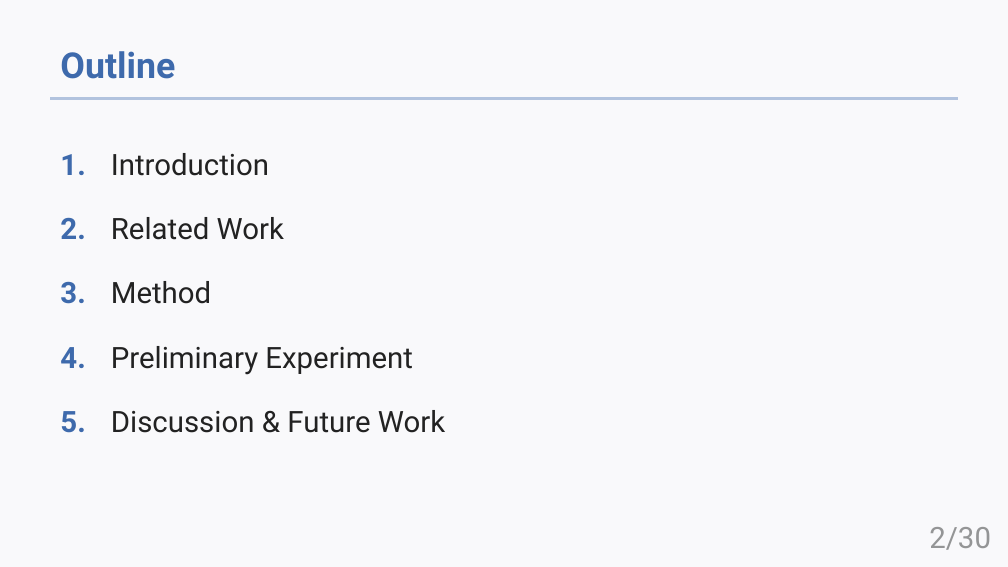
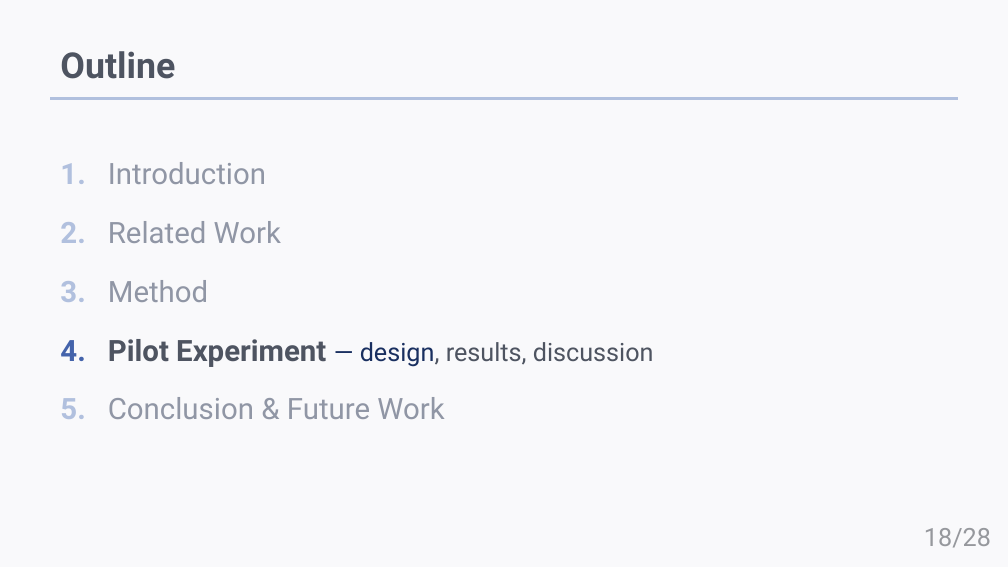
Before and after one commit to HAMADAKAZUKI2423/lab, a slide deck: slide 18 of papers/Rinko2026S/rinko2026S.pptx (slide 2 before the commit). Drawn at 1008x567 pixels with LibreOffice and Linux fonts; fonts in the diff are those of the drawing. Boxes give left, top, right and bottom in pixels: in the first picture for what was removed or moved away, otherwise in the second. Text is boxed around its words. In the diff, an @@ line names an element or a change of style, - is before the commit and + after.

```diff
--- a/papers/Rinko2026S/rinko2026S.pptx
+++ b/papers/Rinko2026S/rinko2026S.pptx
@@ title "Outline" at [60, 51, 175, 79]: text colour #3E6AAC to #4E5461 @@
@@ text "1. Introduction": place and size @@
-text "1. Introduction" at [60, 153, 445, 433]
+text "1. Introduction" at [60, 162, 654, 419]
@@ text at [60, 162, 281, 302]: text colour #3E6AAC to #B1C0DE in "1.", "2.", "3."; text colour #222222 to #9096A5 in "Introduction", "Related Work", "Method"; less space between paragraphs @@
@@ text at [60, 339, 654, 419]: text changed; text colour #222222 to #4E5461 @@
-4. Preliminary Experiment
-5. Discussion & Future Work
+4. Pilot Experiment — design, results, discussion
+5. Conclusion & Future Work
@@ page number at [924, 528, 991, 548]: text changed; size 21 to 18 pt; text colour #959697 to #97999E @@
-2/30
+18/28
```
Also in this commit, not shown: 12 other slides changed, 15 slides added, 12 slides removed, 5 other files.
